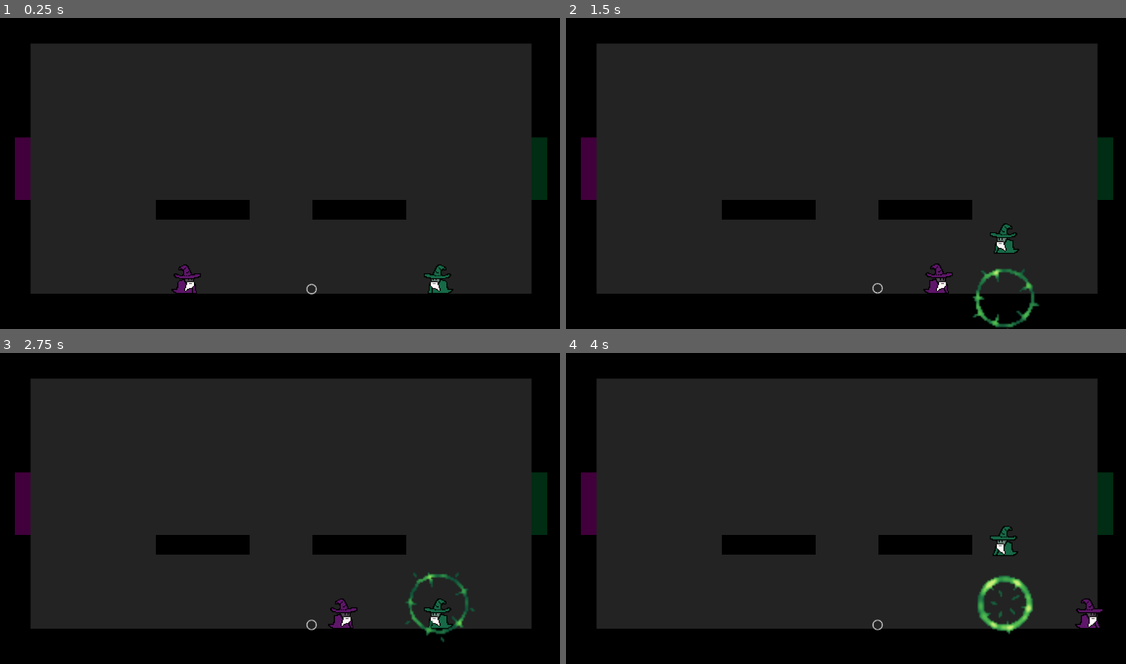
Above: before the commit, frames 1-4 (two rows, left to right).
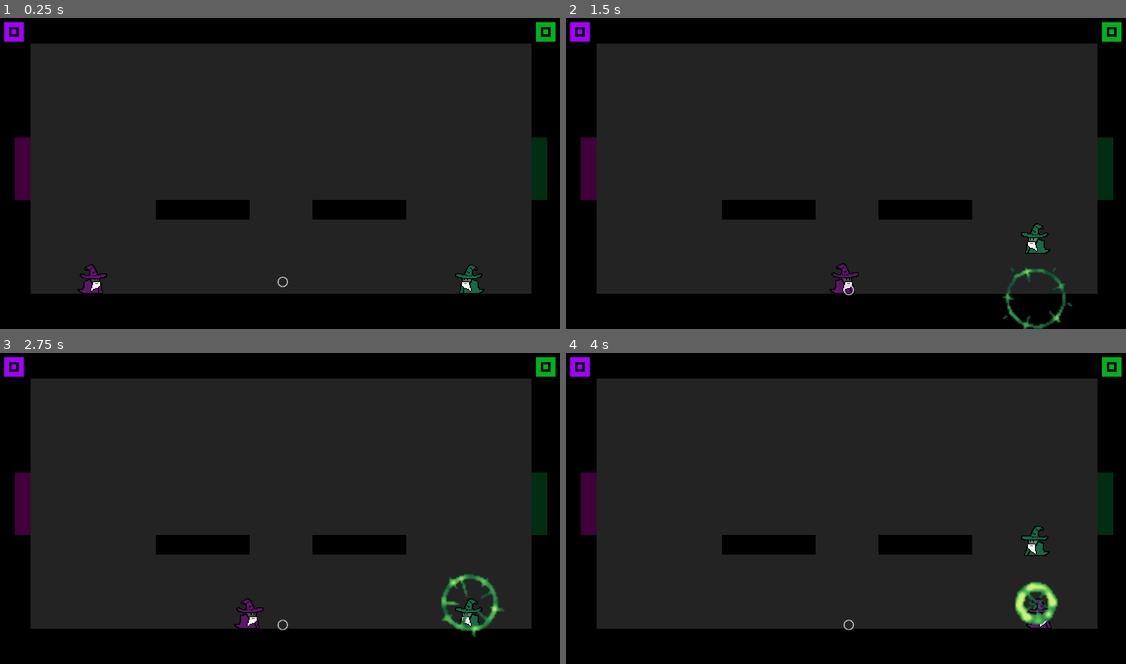
Above: after the commit, the same moments.

Repository: githubScratch/Death_Pong
Game: Godot game, scene res://ARENAS/arena.tscn
Two runs of this game, one before a commit and one after it. Both use one fixed random seed, a clock stepped at 60 frames per second and the inputs below.
Inputs:
- Up to frame 1 (0.25 s): no input
- Up to frame 2 (1.5 s): hold D (right1) from 0.53 s (still down); tap Up (ui_up) at 0.77 s
- Up to frame 3 (2.75 s): tap Up (ui_up) at 1.52 s; release D (right1) at 2.03 s; hold A (left1) from 2.03 s (still down)
- Up to frame 4 (4 s): release A (left1) at 2.78 s; hold D (right1) from 2.78 s (still down); tap Up (ui_up) at 3.02, 3.77 s

The runs differ from the first frame. In frame 1, 1.5% of the frame differs, in the area x 0-100%, y 1-89%; in frame 2, 2.5%; in frame 3, 2.5%; in frame 4, 2.6%, in the area x 0-100%, y 1-91%.

Commit message:
score hud added

Diff:
--- /dev/null
+++ b/ARENAS/arena.gd
@@ -0,0 +1,39 @@
+extends Node2D
+
+var player1_score = 0
+var player2_score = 0
+@onready var hud: Node2D = $HUD
+@onready var ball: Node2D = $Ball
+
+# Called when the node enters the scene tree for the first time.
+func _ready() -> void:
+	pass # Replace with function body.
+
+# Called every frame. 'delta' is the elapsed time since the previous frame.
+func _process(delta: float) -> void:
+	pass
+
+func _on_goal_left_body_entered(body: Node2D) -> void:
+	if body.is_in_group("ball"):
+		player2_score += 1
+		hud.update_score(player1_score, player2_score)
+		#emit_signal("goal_left_scored")
+		#reset_ball()
+
+
+func _on_goal_right_body_entered(body: Node2D) -> void:
+	if body.is_in_group("ball"):
+		player1_score += 1
+		hud.update_score(player1_score, player2_score)
+
+		#emit_signal("goal_right_scored")
+		#reset_ball()
+
+
+func reset_ball():
+	pass
+	# Stop the ball
+	#ball.linear_velocity = Vector2.ZERO
+	#ball.position = Vector2(get_viewport_rect().size.x / 2, get_viewport_rect().size.y / 2)
+	#await get_tree().create_timer(1.0).timeout
+	#ball.apply_central_impulse(Vector2(randf_range(-200, 200), randf_range(-200, 200)))
--- a/ARENAS/arena.tscn
+++ b/ARENAS/arena.tscn
@@ -1,8 +1,10 @@
-[gd_scene load_steps=6 format=3 uid="uid://dgpeqxyiiriwx"]
+[gd_scene load_steps=10 format=3 uid="uid://dgpeqxyiiriwx"]
 
+[ext_resource type="Script" uid="uid://dg4utk7dcltn2" path="res://ARENAS/arena.gd" id="1_3ujay"]
 [ext_resource type="PackedScene" uid="uid://6pxseqnx1718" path="res://PLAYERS/wizard_1.tscn" id="1_4j1kj"]
 [ext_resource type="PackedScene" uid="uid://il58hnsuqbax" path="res://PLAYERS/wizard_2.tscn" id="2_uo83q"]
-[ext_resource type="PackedScene" uid="uid://y5oxfkoo8240" path="res://ball.tscn" id="3_uo83q"]
+[ext_resource type="PackedScene" uid="uid://y5oxfkoo8240" path="res://ARENAS/ball.tscn" id="3_uo83q"]
+[ext_resource type="PackedScene" uid="uid://cjh86iplxrtmc" path="res://MENUS/HUD.tscn" id="5_0fd2y"]
 
 [sub_resource type="RectangleShape2D" id="RectangleShape2D_444vf"]
 size = Vector2(1146, 67.25)
@@ -10,115 +12,147 @@
 [sub_resource type="RectangleShape2D" id="RectangleShape2D_uo83q"]
 size = Vector2(192, 40)
 
+[sub_resource type="RectangleShape2D" id="RectangleShape2D_3ujay"]
+size = Vector2(32, 128)
+
+[sub_resource type="RectangleShape2D" id="RectangleShape2D_0fd2y"]
+size = Vector2(31, 127.5)
+
 [node name="Node2D" type="Node2D"]
+script = ExtResource("1_3ujay")
 
-[node name="ColorRect" type="ColorRect" parent="."]
+[node name="Background" type="ColorRect" parent="."]
 offset_right = 1152.0
 offset_bottom = 648.0
 color = Color(0.136826, 0.136826, 0.136826, 1)
 
-[node name="StaticBody2D2" type="StaticBody2D" parent="."]
+[node name="Arena Walls" type="Node2D" parent="."]
+
+[node name="StaticBody2D2" type="StaticBody2D" parent="Arena Walls"]
 collision_layer = 2
 collision_mask = 7
 
-[node name="CollisionShape2D" type="CollisionShape2D" parent="StaticBody2D2"]
+[node name="CollisionShape2D" type="CollisionShape2D" parent="Arena Walls/StaticBody2D2"]
 position = Vector2(576, 31.75)
 shape = SubResource("RectangleShape2D_444vf")
 
-[node name="StaticBody2D4" type="StaticBody2D" parent="."]
+[node name="StaticBody2D4" type="StaticBody2D" parent="Arena Walls"]
 collision_layer = 2
 collision_mask = 7
 
-[node name="CollisionPolygon2D2" type="CollisionPolygon2D" parent="StaticBody2D4"]
+[node name="CollisionPolygon2D2" type="CollisionPolygon2D" parent="Arena Walls/StaticBody2D4"]
 position = Vector2(1088, 0)
 polygon = PackedVector2Array(0, 0, 64, 0, 64, 640, 0, 640, 0, 384, 32, 384, 32, 256, 0, 256)
 
-[node name="StaticBody2D3" type="StaticBody2D" parent="."]
+[node name="StaticBody2D3" type="StaticBody2D" parent="Arena Walls"]
 collision_layer = 2
 collision_mask = 7
 
-[node name="CollisionPolygon2D" type="CollisionPolygon2D" parent="StaticBody2D3"]
+[node name="CollisionPolygon2D" type="CollisionPolygon2D" parent="Arena Walls/StaticBody2D3"]
 polygon = PackedVector2Array(0, 0, 64, 0, 64, 256, 32, 256, 32, 384, 64, 384, 64, 640, 0, 640)
 
-[node name="StaticBody2D" type="StaticBody2D" parent="."]
+[node name="StaticBody2D" type="StaticBody2D" parent="Arena Walls"]
 position = Vector2(576, 609.625)
 collision_layer = 2
 collision_mask = 7
 
-[node name="CollisionShape2D" type="CollisionShape2D" parent="StaticBody2D"]
+[node name="CollisionShape2D" type="CollisionShape2D" parent="Arena Walls/StaticBody2D"]
 shape = SubResource("RectangleShape2D_444vf")
 
-[node name="ColorRect4" type="ColorRect" parent="."]
+[node name="ColorRect4" type="ColorRect" parent="Arena Walls"]
 offset_top = 576.0
 offset_right = 1152.0
 offset_bottom = 648.0
 color = Color(0, 0, 0, 1)
 
-[node name="ColorRect5" type="ColorRect" parent="."]
+[node name="ColorRect5" type="ColorRect" parent="Arena Walls"]
 offset_right = 64.0
 offset_bottom = 640.0
 color = Color(0, 0, 0, 1)
 
-[node name="ColorRect6" type="ColorRect" parent="."]
+[node name="ColorRect6" type="ColorRect" parent="Arena Walls"]
 offset_left = 1088.0
 offset_right = 1152.0
 offset_bottom = 640.0
 color = Color(0, 0, 0, 1)
 
-[node name="ColorRect7" type="ColorRect" parent="."]
+[node name="ColorRect7" type="ColorRect" parent="Arena Walls"]
 offset_right = 1152.0
 offset_bottom = 64.0
 color = Color(0, 0, 0, 1)
 
-[node name="ColorRect2" type="ColorRect" parent="."]
+[node name="ColorRect2" type="ColorRect" parent="Arena Walls"]
 offset_left = 32.0
 offset_top = 256.0
 offset_right = 64.0
 offset_bottom = 384.0
 color = Color(0.256245, 2.1346e-05, 0.230627, 1)
 
-[node name="ColorRect3" type="ColorRect" parent="."]
+[node name="ColorRect3" type="ColorRect" parent="Arena Walls"]
 offset_left = 1088.0
 offset_top = 256.0
 offset_right = 1120.0
 offset_bottom = 384.0
 color = Color(0, 0.175341, 0.0765429, 1)
 
-[node name="Node2D2" parent="." instance=ExtResource("1_4j1kj")]
-position = Vector2(384, 568)
-
-[node name="Node2D" parent="." instance=ExtResource("2_uo83q")]
-position = Vector2(896, 568)
-
-[node name="Node2D3" parent="." instance=ExtResource("3_uo83q")]
-position = Vector2(624, 528)
-
-[node name="ColorRect8" type="ColorRect" parent="."]
+[node name="ColorRect8" type="ColorRect" parent="Arena Walls"]
 offset_left = 320.0
 offset_top = 384.0
 offset_right = 512.0
 offset_bottom = 424.0
 color = Color(0, 0, 0, 1)
 
-[node name="StaticBody2D" type="StaticBody2D" parent="ColorRect8"]
+[node name="StaticBody2D" type="StaticBody2D" parent="Arena Walls/ColorRect8"]
+visible = false
 collision_layer = 2
 collision_mask = 7
 
-[node name="CollisionShape2D" type="CollisionShape2D" parent="ColorRect8/StaticBody2D"]
+[node name="CollisionShape2D" type="CollisionShape2D" parent="Arena Walls/ColorRect8/StaticBody2D"]
 position = Vector2(96, 20)
 shape = SubResource("RectangleShape2D_uo83q")
 
-[node name="ColorRect9" type="ColorRect" parent="."]
+[node name="ColorRect9" type="ColorRect" parent="Arena Walls"]
 offset_left = 640.0
 offset_top = 384.0
 offset_right = 832.0
 offset_bottom = 424.0
 color = Color(0, 0, 0, 1)
 
-[node name="StaticBody2D2" type="StaticBody2D" parent="ColorRect9"]
+[node name="StaticBody2D2" type="StaticBody2D" parent="Arena Walls/ColorRect9"]
+visible = false
 collision_layer = 2
 collision_mask = 7
 
-[node name="CollisionShape2D" type="CollisionShape2D" parent="ColorRect9/StaticBody2D2"]
+[node name="CollisionShape2D" type="CollisionShape2D" parent="Arena Walls/ColorRect9/StaticBody2D2"]
 position = Vector2(96, 20)
 shape = SubResource("RectangleShape2D_uo83q")
+
+[node name="1" parent="." instance=ExtResource("1_4j1kj")]
+position = Vector2(192, 568)
+
+[node name="2" parent="." instance=ExtResource("2_uo83q")]
+position = Vector2(960, 568)
+
+[node name="Ball" parent="." instance=ExtResource("3_uo83q")]
+position = Vector2(576, 560)
+
+[node name="Goal_Right" type="Area2D" parent="."]
+collision_layer = 4
+collision_mask = 4
+
+[node name="CollisionShape2D2" type="CollisionShape2D" parent="Goal_Right"]
+position = Vector2(1104, 320)
+shape = SubResource("RectangleShape2D_3ujay")
+
+[node name="Goal_Left" type="Area2D" parent="."]
+collision_layer = 4
+collision_mask = 4
+
+[node name="CollisionShape2D" type="CollisionShape2D" parent="Goal_Left"]
+position = Vector2(47.5, 319.75)
+shape = SubResource("RectangleShape2D_0fd2y")
+
+[node name="HUD" parent="." instance=ExtResource("5_0fd2y")]
+
+[connection signal="body_entered" from="Goal_Right" to="." method="_on_goal_right_body_entered"]
+[connection signal="body_entered" from="Goal_Left" to="." method="_on_goal_left_body_entered"]
--- a/ball.gd
+++ b/ARENAS/ball.gd
@@ -23,10 +23,10 @@
 	self.linear_damp = linear_damp
 
 	# Create physics material
-	var physics_material = PhysicsMaterial.new()
-	physics_material.bounce = 0.7
-	physics_material.friction = 0.2
-	self.physics_material_override = physics_material
+	#var physics_material = PhysicsMaterial.new()
+	#physics_material.bounce = 0.7
+	#physics_material.friction = 0.2
+	#self.physics_material_override = physics_material
 
 	# Add debug label
 	#debug_label = Label.new()
--- a/ball.tscn
+++ b/ARENAS/ball.tscn
@@ -1,10 +1,10 @@
 [gd_scene load_steps=5 format=3 uid="uid://y5oxfkoo8240"]
 
-[ext_resource type="Script" uid="uid://bdulix6lfw4mi" path="res://ball.gd" id="1_41u45"]
+[ext_resource type="Script" uid="uid://bdulix6lfw4mi" path="res://ARENAS/ball.gd" id="1_41u45"]
 [ext_resource type="Texture2D" uid="uid://cko7vsk2xq7mw" path="res://SPRITES/circle_03.png" id="1_x8fbi"]
 
 [sub_resource type="PhysicsMaterial" id="PhysicsMaterial_41u45"]
-friction = 0.99
+friction = 0.2
 bounce = 0.7
 
 [sub_resource type="CircleShape2D" id="CircleShape2D_41u45"]
@@ -16,7 +16,7 @@
 collision_layer = 4
 collision_mask = 14
 physics_material_override = SubResource("PhysicsMaterial_41u45")
-gravity_scale = 0.2
+gravity_scale = 0.6
 lock_rotation = true
 linear_damp = 0.5
 angular_damp = 1.0
--- /dev/null
+++ b/MENUS/HUD.gd
@@ -0,0 +1,18 @@
+extends Node2D
+@onready var player_1_score: Label = $CanvasLayer/Player1Score
+@onready var player_2_score: Label = $CanvasLayer/Player2Score
+
+
+# Called when the node enters the scene tree for the first time.
+func _ready() -> void:
+	pass # Replace with function body.
+
+
+# Called every frame. 'delta' is the elapsed time since the previous frame.
+func _process(delta: float) -> void:
+	pass
+
+
+func update_score(player1_score, player2_score):
+	player_1_score.text = str(player1_score)
+	player_2_score.text = str(player2_score)
--- /dev/null
+++ b/MENUS/HUD.tscn
@@ -0,0 +1,37 @@
+[gd_scene load_steps=3 format=3 uid="uid://cjh86iplxrtmc"]
+
+[ext_resource type="FontFile" uid="uid://dg8i0skfgpb02" path="res://SPRITES/Vermin Vibes 1989.ttf" id="1_6vvky"]
+[ext_resource type="Script" uid="uid://wsqvvw12o0gy" path="res://MENUS/HUD.gd" id="1_mmi4x"]
+
+[node name="Node2D" type="Node2D"]
+script = ExtResource("1_mmi4x")
+
+[node name="CanvasLayer" type="CanvasLayer" parent="."]
+
+[node name="Player1Score" type="Label" parent="CanvasLayer"]
+offset_left = 10.0
+offset_top = 10.0
+offset_right = 50.0
+offset_bottom = 119.0
+theme_override_colors/font_color = Color(0.639239, 0.00425822, 0.998999, 1)
+theme_override_fonts/font = ExtResource("1_6vvky")
+theme_override_font_sizes/font_size = 80
+text = "0
+"
+horizontal_alignment = 1
+
+[node name="Player2Score" type="Label" parent="CanvasLayer"]
+anchors_preset = 1
+anchor_left = 1.0
+anchor_right = 1.0
+offset_left = -50.0
+offset_top = 10.0
+offset_right = -10.0
+offset_bottom = 119.0
+grow_horizontal = 0
+theme_override_colors/font_color = Color(0, 0.698039, 0.101961, 1)
+theme_override_fonts/font = ExtResource("1_6vvky")
+theme_override_font_sizes/font_size = 80
+text = "0
+"
+horizontal_alignment = 1
--- /dev/null
+++ b/MENUS/menu.tscn
@@ -0,0 +1,23 @@
+[gd_scene load_steps=2 format=3 uid="uid://bqr4juerdkoda"]
+
+[ext_resource type="FontFile" uid="uid://dg8i0skfgpb02" path="res://SPRITES/Vermin Vibes 1989.ttf" id="1_lti8b"]
+
+[node name="Node2D" type="Node2D"]
+
+[node name="CenterContainer" type="CenterContainer" parent="."]
+offset_right = 1152.0
+offset_bottom = 648.0
+
+[node name="Label" type="Label" parent="CenterContainer"]
+z_index = 1
+layout_mode = 2
+theme_override_colors/font_color = Color(1, 1, 1, 1)
+theme_override_fonts/font = ExtResource("1_lti8b")
+theme_override_font_sizes/font_size = 140
+text = "WIZARD
+     BALLS"
+
+[node name="ColorRect" type="ColorRect" parent="."]
+offset_right = 1152.0
+offset_bottom = 648.0
+color = Color(0, 0, 0, 1)
--- a/PLAYERS/spell_1.tscn
+++ b/PLAYERS/spell_1.tscn
@@ -26,6 +26,10 @@
 [sub_resource type="AtlasTexture" id="AtlasTexture_xv7e1"]
 atlas = ExtResource("1_w65ow")
 region = Rect2(512, 64, 64, 64)
+
+[sub_resource type="AtlasTexture" id="AtlasTexture_7mc3g"]
+atlas = ExtResource("1_w65ow")
+region = Rect2(128, 64, 64, 64)
 
 [sub_resource type="AtlasTexture" id="AtlasTexture_beftw"]
 atlas = ExtResource("1_w65ow")
@@ -65,6 +69,9 @@
 "speed": 20.0
 }, {
 "frames": [{
+"duration": 1.0,
+"texture": SubResource("AtlasTexture_7mc3g")
+}, {
 "duration": 1.0,
 "texture": SubResource("AtlasTexture_i67ey")
 }, {
--- a/PLAYERS/spell_2.tscn
+++ b/PLAYERS/spell_2.tscn
@@ -1,7 +1,11 @@
-[gd_scene load_steps=11 format=3 uid="uid://ct4ajy6y060p0"]
+[gd_scene load_steps=12 format=3 uid="uid://ct4ajy6y060p0"]
 
 [ext_resource type="Texture2D" uid="uid://y358y2w6rnmf" path="res://SPRITES/475.png" id="1_rbx67"]
 [ext_resource type="Script" uid="uid://cnnna2t78kfvw" path="res://PLAYERS/spell_1.gd" id="2_wuwwc"]
+
+[sub_resource type="AtlasTexture" id="AtlasTexture_rbx67"]
+atlas = ExtResource("1_rbx67")
+region = Rect2(128, 192, 64, 64)
 
 [sub_resource type="AtlasTexture" id="AtlasTexture_a03le"]
 atlas = ExtResource("1_rbx67")
@@ -35,6 +39,9 @@
 "speed": 20.0
 }, {
 "frames": [{
+"duration": 1.0,
+"texture": SubResource("AtlasTexture_rbx67")
+}, {
 "duration": 1.0,
 "texture": SubResource("AtlasTexture_a03le")
 }, {
@@ -132,7 +139,6 @@
 sprite_frames = SubResource("SpriteFrames_00ppf")
 animation = &"hold"
 autoplay = "hold"
-frame_progress = 0.746457
 
 [node name="Area2D" type="Area2D" parent="."]
 position = Vector2(0, 32)
--- a/PLAYERS/wizard_1.gd
+++ b/PLAYERS/wizard_1.gd
@@ -32,7 +32,9 @@
 			velocity.y = DIVE_VELOCITY
 		if is_on_floor():
 			SPEED = DASH
+			set_collision_layer(2)
 			await get_tree().create_timer(0.1).timeout
+			set_collision_layer(1)
 			SPEED = INIT_SPEED
 
 
--- a/PLAYERS/wizard_2.gd
+++ b/PLAYERS/wizard_2.gd
@@ -32,7 +32,9 @@
 			velocity.y = DIVE_VELOCITY
 		if is_on_floor():
 			SPEED = DASH
+			set_collision_layer(2)
 			await get_tree().create_timer(0.1).timeout
+			set_collision_layer(1)
 			SPEED = INIT_SPEED
 
 	# Get the input direction and handle the movement/deceleration.
Not shown, added: ARENAS/arena.gd.uid
Renamed: ball.gd.uid -> ARENAS/ball.gd.uid
Not shown, added: MENUS/HUD.gd.uid
Not shown: 1 places in PLAYERS/spell_1.tscn that only renumber resources
Binary file added: SPRITES/Vermin Vibes 1989.ttf
Not shown, added: SPRITES/Vermin Vibes 1989.ttf.import
